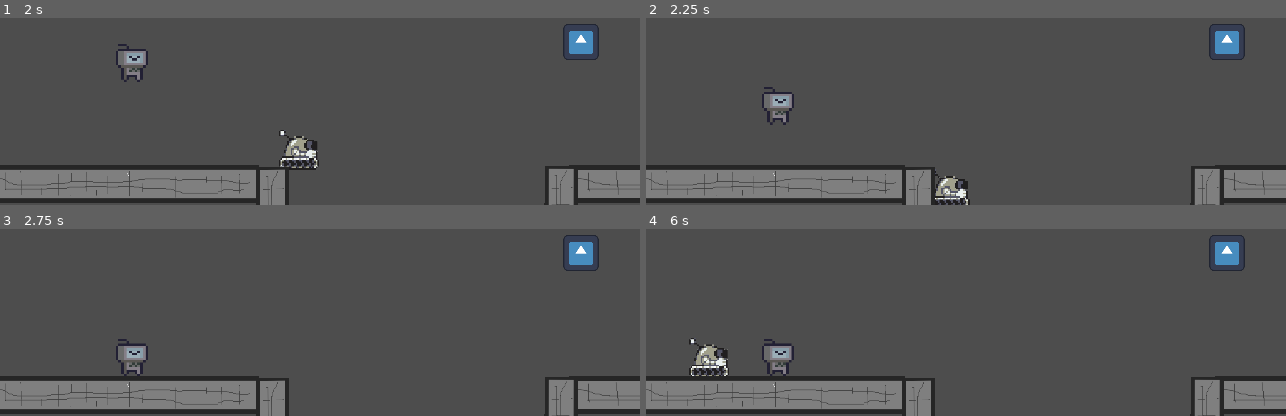
Above: before the commit, frames 1-4 (two rows, left to right).
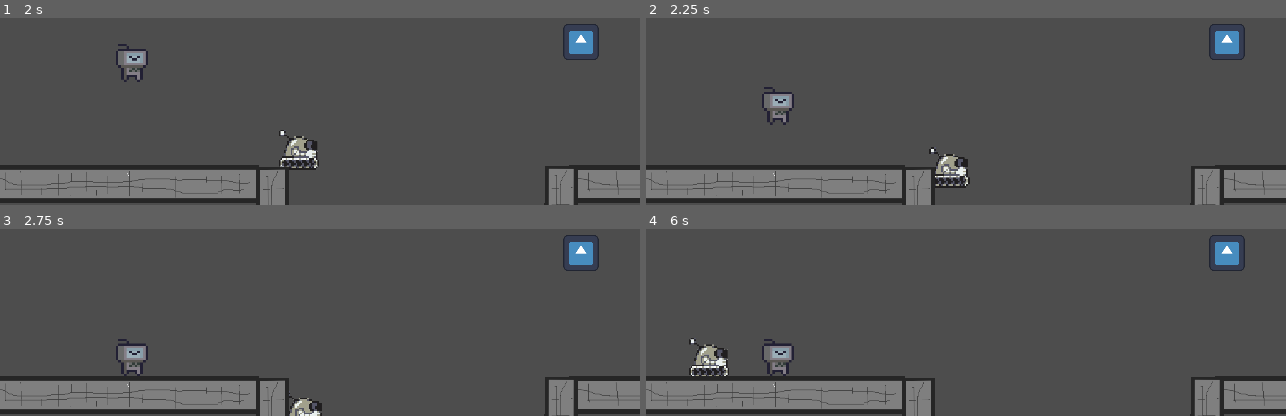
Above: after the commit, the same moments.

Repository: gdp-ufrj/Nut-Bolt
Game: Godot game, scene res://Cenas/Game Controller.tscn
Same seed, same stepped clock (60 frames per second), same inputs: the game is played once before the commit and once after it. The engine's default icon, where the game draws it, is replaced by a stand-in: a white triangle on a blue panel in a dark square.
Inputs:
- Up to frame 1 (2 s): tap Enter at 0.5 s; hold D (ui_right_WASD) from 0.53 s (still down); tap Up (ui_up) at 0.6, 0.77, 1.07, 1.52, 1.55, 1.82 s; tap E (interagir) at 1.35 s
- Up to frame 2 (2.25 s): release D (ui_right_WASD) at 2.03 s; hold A (ui_left_WASD) from 2.03 s (still down); tap Up (ui_up) at 2.1 s
- Up to frame 3 (2.75 s): keep holding A (ui_left_WASD)
- Up to frame 4 (6 s): release A (ui_left_WASD) at 2.78 s; hold D (ui_right_WASD) 2.78-4.28 s; tap E (interagir) at 2.85, 4.35, 5.85 s; tap Up (ui_up) at 3.02, 3.05, 3.32, 3.6, 3.77, 4.07, 4.52, 4.55, 4.82, 5.1 s; hold A (ui_left_WASD) 4.28-5.03 s; hold D (ui_right_WASD) 5.03-5.78 s; tap R (restart) at 5.75 s; hold A (ui_left_WASD) from 5.78 s (still down)

Frame 1 is identical in both runs. In frame 2, 1.2% of the frame differs, in the area x 44-51%, y 68-100%; in frame 3, 0.4%; in frame 4, less than 0.1%.

Commit message:
melhorias na movimentacao

Diff:
--- a/plataform-2d-godot/Scripts/gruda.gd
+++ b/plataform-2d-godot/Scripts/gruda.gd
@@ -24,18 +24,27 @@
 			velocity.x = direction * SPEED
 			velocity.y = -gravity * delta * 5
 
-	if is_on_wall() and Input.is_action_pressed("ui_left_WASD") and Input.is_action_pressed("ui_up_WASD"):
+	if is_on_wall() and Input.is_action_pressed("ui_left_WASD"):
 		velocity.x = direction * SPEED
-		velocity.y = -gravity * delta * 5
+		velocity.y = gravity * delta * 4
+		if(Input.is_action_pressed("ui_up_WASD")):
+			velocity.x = direction * SPEED
+			velocity.y = -gravity * delta * 5
 
-	if is_on_ceiling() and Input.is_action_pressed("ui_up_WASD"):
+	if is_on_ceiling() and (Input.is_action_pressed("ui_left_WASD") or Input.is_action_pressed("ui_right_WASD")):
 		if(colidiu_com_limites):
-			gravity = -75
-			print(gravity)
-			if(Input.is_action_pressed("ui_down_WASD")):
-				gravity = ProjectSettings.get_setting("physics/2d/default_gravity")
-		velocity.x = 0
-		velocity.y = -velocity.y
+			gravity = -50
+			velocity.y = -velocity.y
+
+	if is_on_ceiling() and Input.is_action_pressed("ui_down_WASD"):
+		if gravity == -50:
+			gravity = 980
+			velocity.y = -velocity.y
+
+	if is_on_wall() and gravity == -50:
+		if Input.is_action_pressed("ui_left_WASD") or Input.is_action_pressed("ui_right_WASD"):
+			gravity = 980
+			velocity.y = -velocity.y
 
 	if direction:
 		velocity.x = direction * SPEED
--- a/plataform-2d-godot/project.godot
+++ b/plataform-2d-godot/project.godot
@@ -47,6 +47,11 @@
 "events": [Object(InputEventKey,"resource_local_to_scene":false,"resource_name":"","device":-1,"window_id":0,"alt_press …(192 unchanged characters)…
 ]
 }
+ui_down_WASD={
+"deadzone": 0.2,
+"events": [Object(InputEventKey,"resource_local_to_scene":false,"resource_name":"","device":-1,"window_id":0,"alt_pressed":false,"shift_pressed":false,"ctrl_pressed":false,"meta_pressed":false,"pressed":false,"keycode":0,"physical_keycode":83,"key_label":0,"unicode":115,"location":0,"echo":false,"script":null)
+]
+}
 
 [layer_names]
 
--- a/plataform-2d-godot/teste_movimentacao.tscn
+++ b/plataform-2d-godot/teste_movimentacao.tscn
@@ -38,5 +38,18 @@
 scale = Vector2(0.387895, 1.82143)
 texture = ExtResource("1_fterx")
 
+[node name="elevacao" type="StaticBody2D" parent="elevacao" groups=["limites"]]
+
+[node name="CollisionShape2D" type="CollisionShape2D" parent="elevacao/elevacao"]
+top_level = true
+position = Vector2(140, 146)
+shape = SubResource("RectangleShape2D_bgh3h")
+
+[node name="Sprite2D" type="Sprite2D" parent="elevacao/elevacao"]
+visibility_layer = 3
+position = Vector2(140, 147)
+scale = Vector2(0.387895, 1.82143)
+texture = ExtResource("1_fterx")
+
 [node name="player_2" parent="." instance=ExtResource("2_5jf8n")]
-position = Vector2(340, -163)
+position = Vector2(117, -172)
